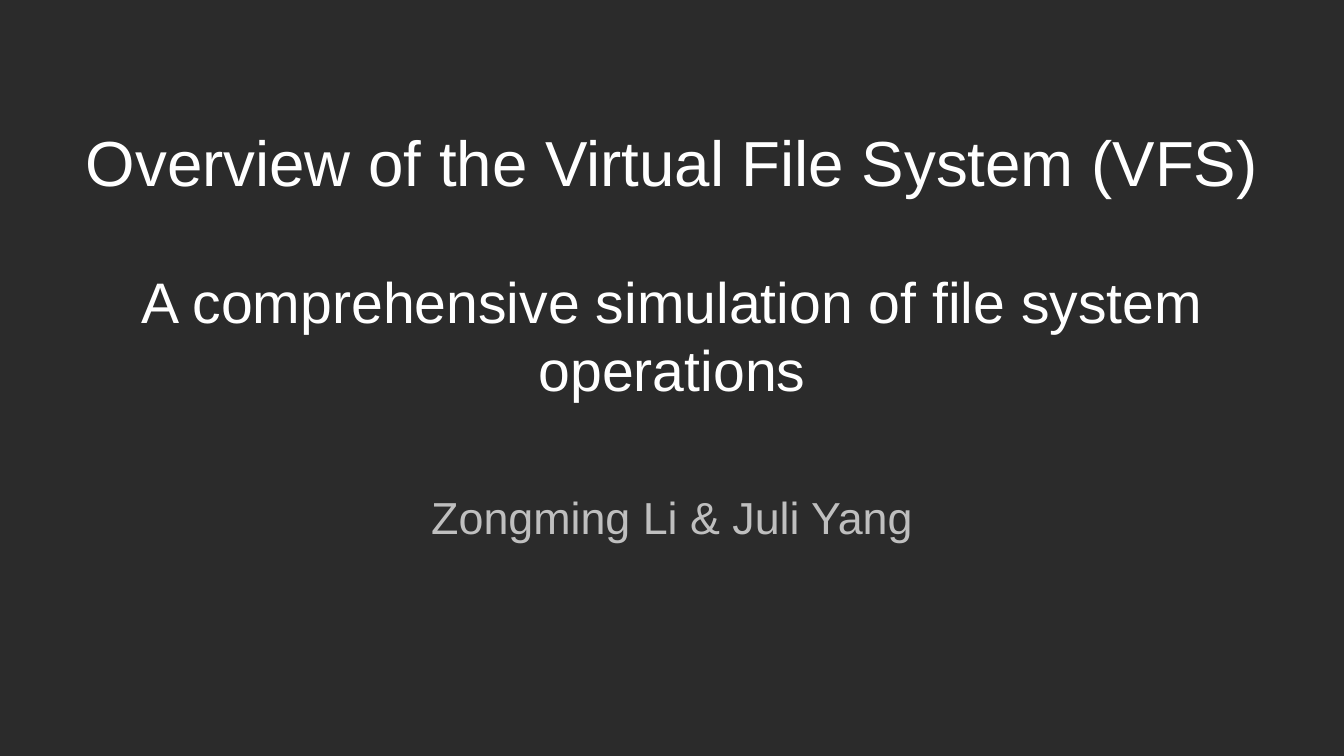
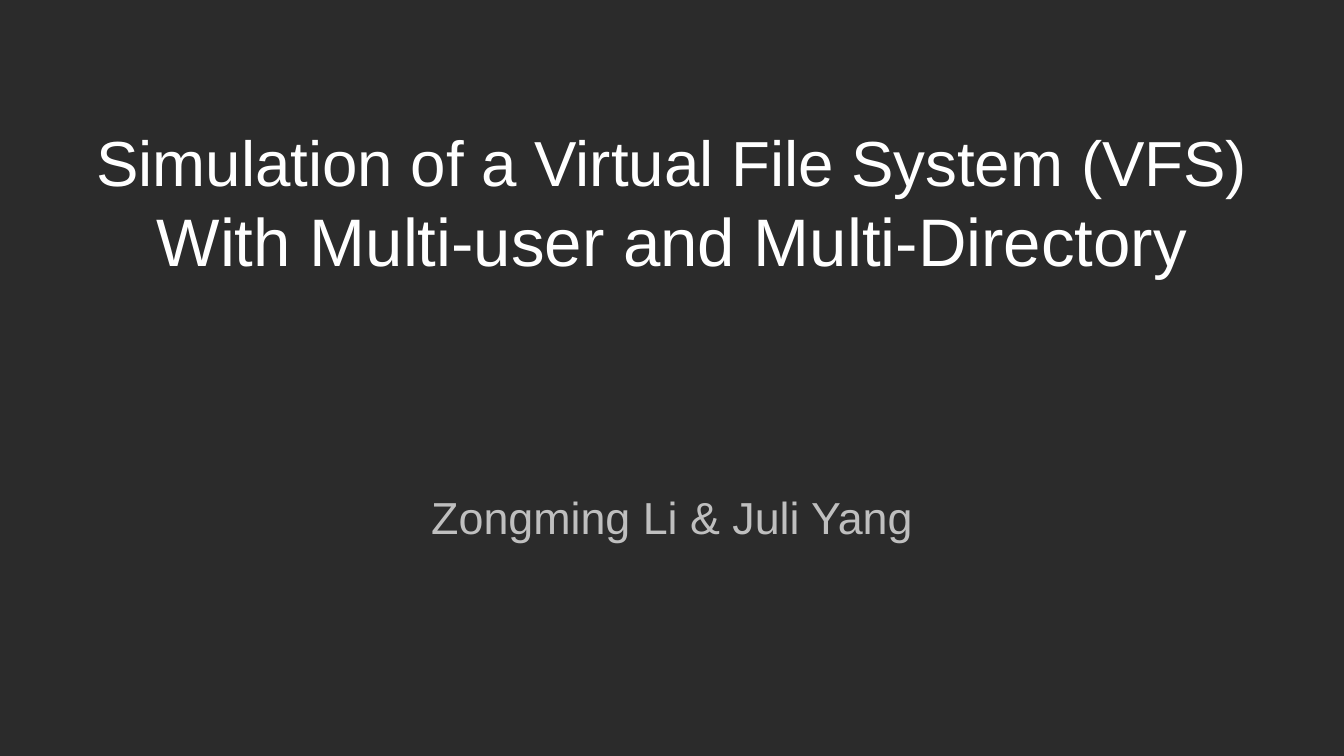
Before and after one commit to cseuconn/CSE-OS-2023-FALL, a slide deck: slide 1 of CSE-5305/Zongming_Juli/VFS presentation.pptx. Drawn at 1344x756 pixels with LibreOffice and Linux fonts; fonts in the diff are those of the drawing; background and template pictures are left out; a plain dark background stands for a picture behind light text. Boxes give left, top, right and bottom in pixels: in the first picture for what was removed or moved away, otherwise in the second. Text is boxed around its words. In the diff, an @@ line names an element or a change of style, - is before the commit and + after.

```diff
--- a/CSE-5305/Zongming_Juli/VFS presentation.pptx
+++ b/CSE-5305/Zongming_Juli/VFS presentation.pptx
@@ text at [96,140,1247,198]: text changed @@
-Overview of the Virtual File System (VFS)
+Simulation of a Virtual File System (VFS)
@@ text at [157,217,1187,278]: text changed; size 30.6 to 36 pt @@
-A comprehensive simulation of file system operations
+With Multi-user and Multi-Directory
```
Also in this commit, not shown: 6 other slides changed, 12 slides added, 2 slides removed, 1 other file.
